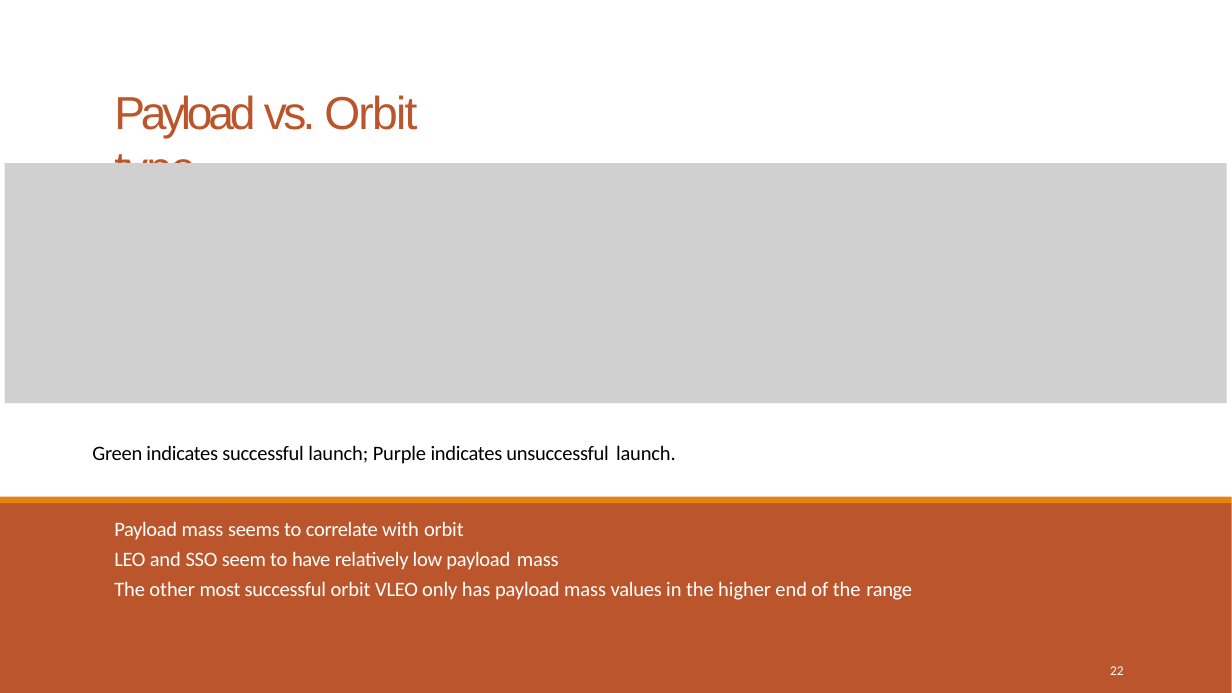
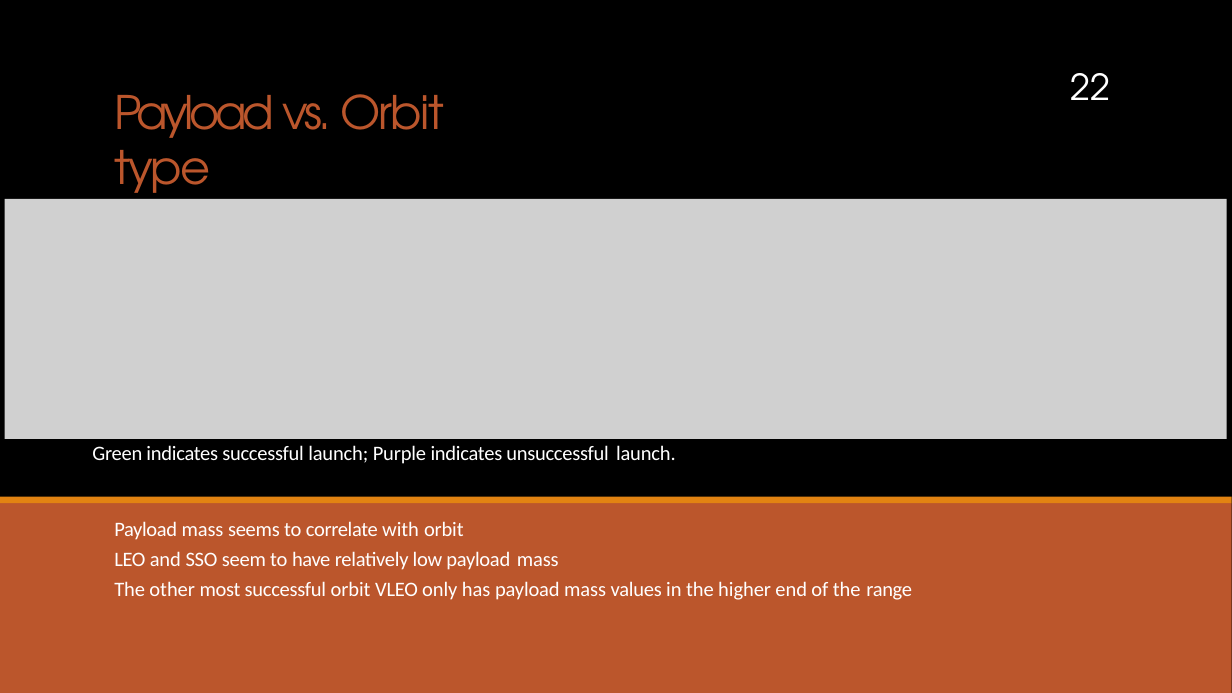
Before and after one commit to Ayyodeji/Applied_Data_Science_Capstone, a slide deck: slide 22 of Week 5 Present Your Data-Driven Insights/Data Science Journey.pptx. Drawn at 1232x693 pixels with LibreOffice and Linux fonts; fonts in the diff are those of the drawing; grey boxes stand for pictures; background and template pictures are left out. Boxes give left, top, right and bottom in pixels: in the first picture for what was removed or moved away, otherwise in the second. Text is boxed around its words. In the diff, an @@ line names an element or a change of style, - is before the commit and + after.

```diff
--- a/Week 5 Present Your Data-Driven Insights/Data Science Journey.pptx
+++ b/Week 5 Present Your Data-Driven Insights/Data Science Journey.pptx
@@ background #FFFFFF to picture (left out) @@
@@ page number moved from (x1=1110, y1=666, x2=1124, y2=675) to (x1=1070, y1=73, x2=1110, y2=100) @@
@@ page number at (x1=1070, y1=73, x2=1110, y2=100): size 10.5 to 28 pt, font Calibri to TeX Gyre Adventor; alignment left to centre; vertical alignment top to bottom @@
@@ title "Payload vs. Orbit type" at (x1=114, y1=94, x2=443, y2=206): font Arial to TeX Gyre Adventor @@
@@ picture moved from (x1=5, y1=164, x2=1227, y2=404) to (x1=5, y1=199, x2=1227, y2=439) @@
@@ text "Green indicates successful launch; Purple ..." at (x1=92, y1=445, x2=676, y2=464): text colour #000000 to #FFFFFF @@
```
Also in this commit, not shown: 45 other slides changed, 1 slide removed, 1 other file.
